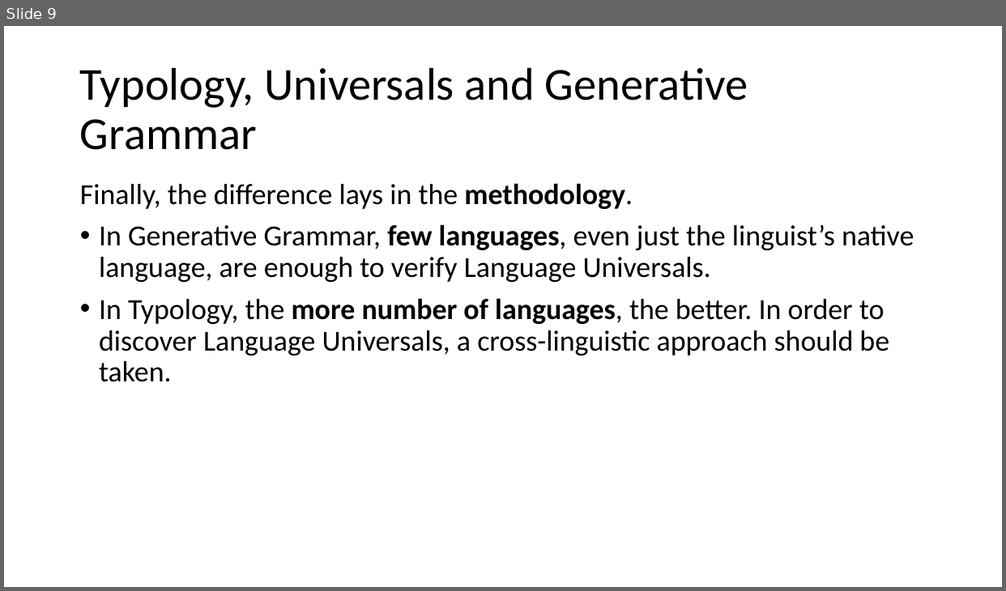
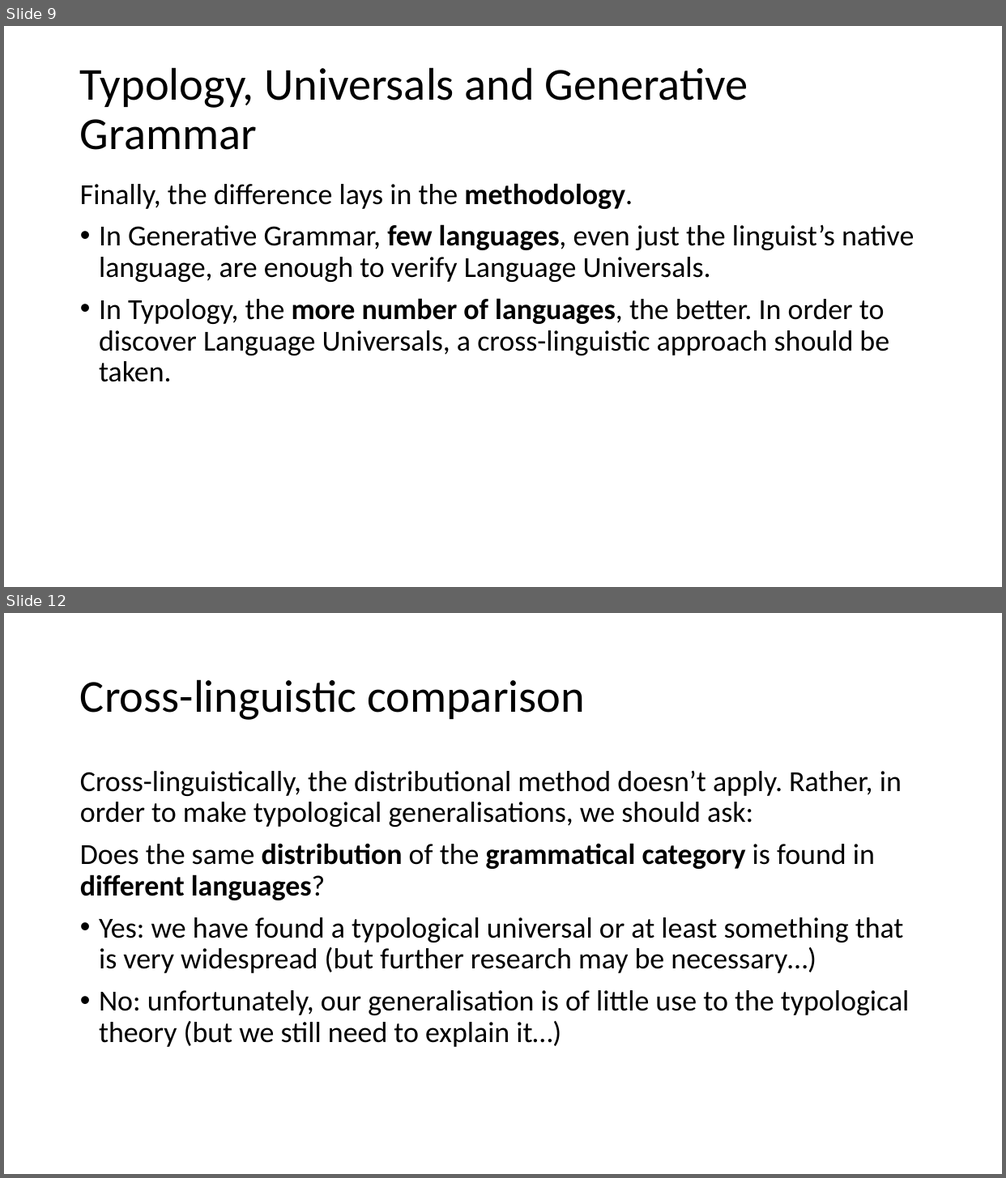
Before and after one commit to rahonalab/sose2020, a slide deck: intro_LT.pptx. Shown one above the other, each under a label of ours: slide 9 before the commit, slides 9 and 12 after it; the slides between them are not shown. The pictures are 1006x591 and 1006x1178 pixels, drawn with LibreOffice and Linux fonts; fonts in the diff are those of the drawing. Boxes give left, top, right and bottom in pixels: in the first picture for what was removed or moved away, otherwise in the second. Text is boxed around its words. In the diff, an @@ line names an element or a change of style, - is before the commit and + after.

```diff
--- a/intro_LT.pptx
+++ b/intro_LT.pptx
@@ slide 12 added at <box>4,613,1002,1174</box>, background #FFFFFF @@
@@ title added at <box>80,679,585,720</box>, 44 pt, text #000000 @@
+Cross-linguistic comparison
@@ text added at <box>80,771,910,1047</box>, 28 pt, text #000000 @@
+Cross-linguistically, the distributional method doesn’t apply. Rather, in order to make typological generalisations, we should ask:
+Does the same distribution of the grammatical category is found in different languages?
+• Yes: we have found a typological universal or at least something that is very widespread (but further research may be necessary…)
+• No: unfortunately, our generalisation is of little use to the typological theory (but we still need to explain it…)
```
Also in this commit, not shown: 2 slides changed, 2 other slides added.
